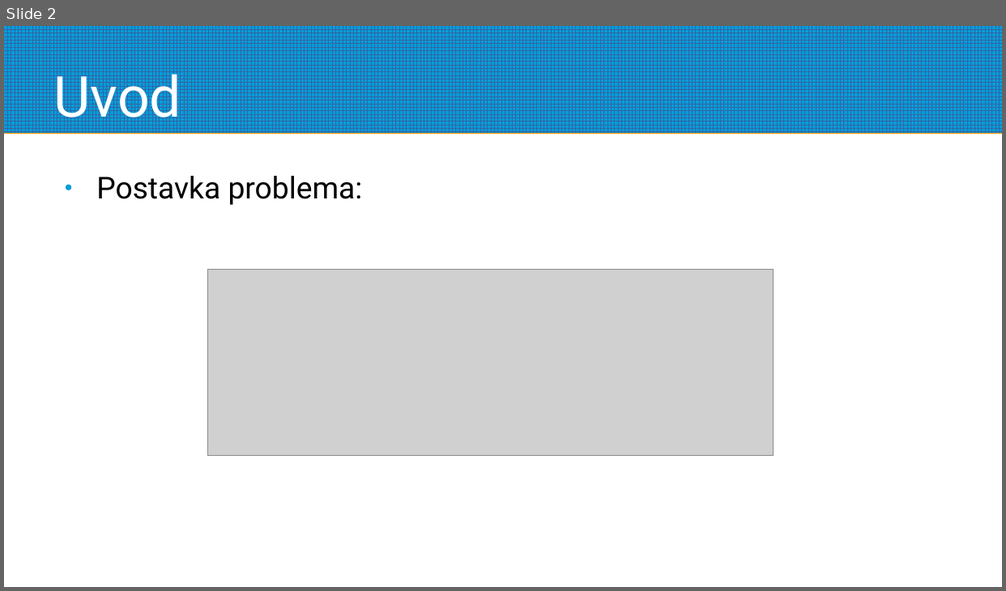
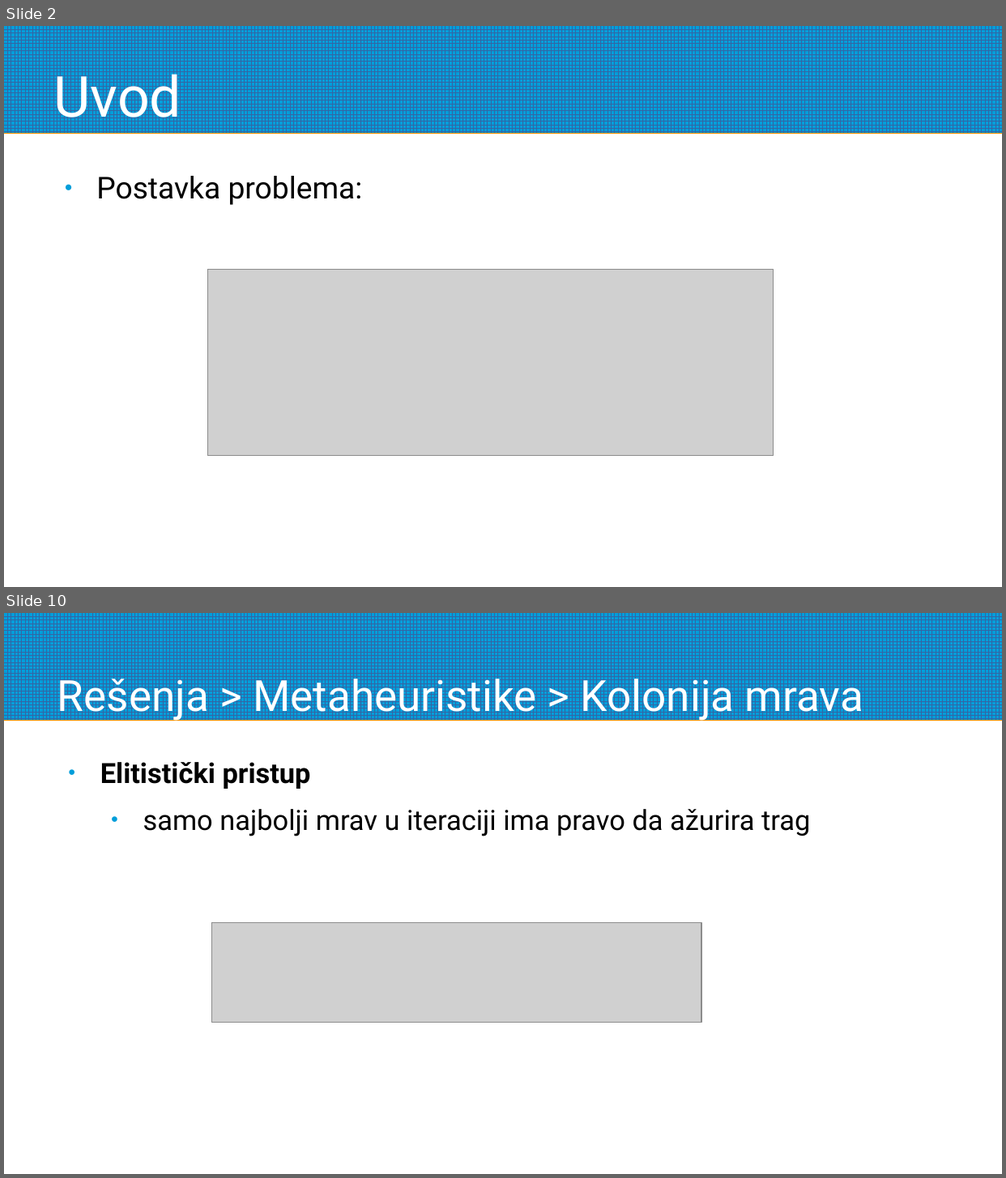
Before and after one commit to aleksakojadinovic/RI-nearest-string, a slide deck: docs/csp.odp. Shown one above the other, each under a label of ours: slide 2 before the commit, slides 2 and 10 after it; the slides between them are not shown. The pictures are 1006x591 and 1006x1178 pixels, drawn with LibreOffice and Linux fonts; fonts in the diff are those of the drawing; grey boxes stand for pictures. Boxes give left, top, right and bottom in pixels: in the first picture for what was removed or moved away, otherwise in the second. Text is boxed around its words. In the diff, an @@ line names an element or a change of style, - is before the commit and + after.

```diff
--- a/docs/csp.odp
+++ b/docs/csp.odp
@@ slide 10 added at (4, 613, 1002, 1174), background #FFFFFF; not listed: 1 template element that a slide beside it also shows @@
@@ title added at (57, 672, 863, 722), 34.2 pt, text #FFFFFF @@
+Rešenja > Metaheuristike > Kolonija mrava
@@ text added at (100, 762, 810, 837), 22.2 pt, text #000000 @@
+● Elitistički pristup
+  ● samo najbolji mrav u iteraciji ima pravo da ažurira trag
@@ picture added at (211, 922, 701, 1023) @@
```
Also in this commit, not shown: 13 other slides added, 2 slides removed, 12 other files.
